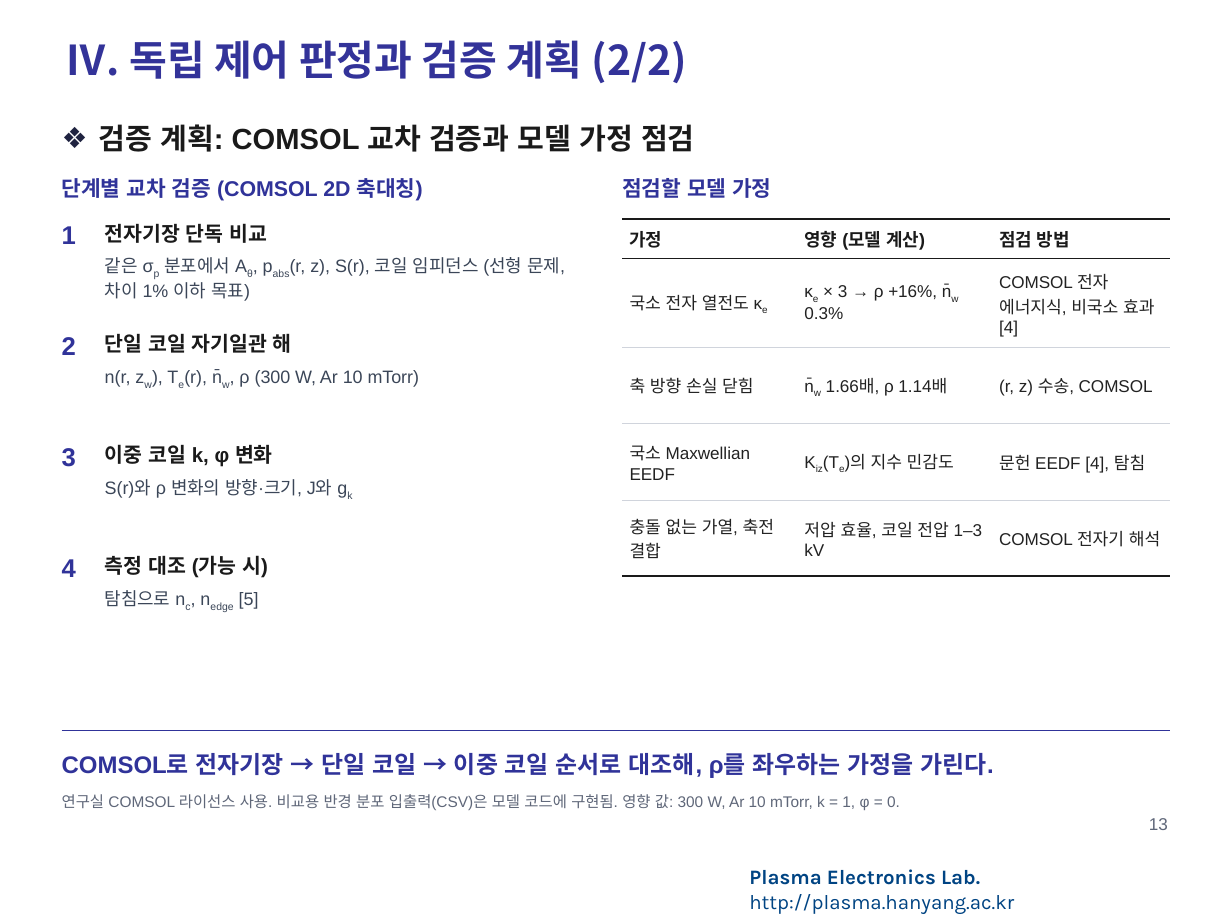
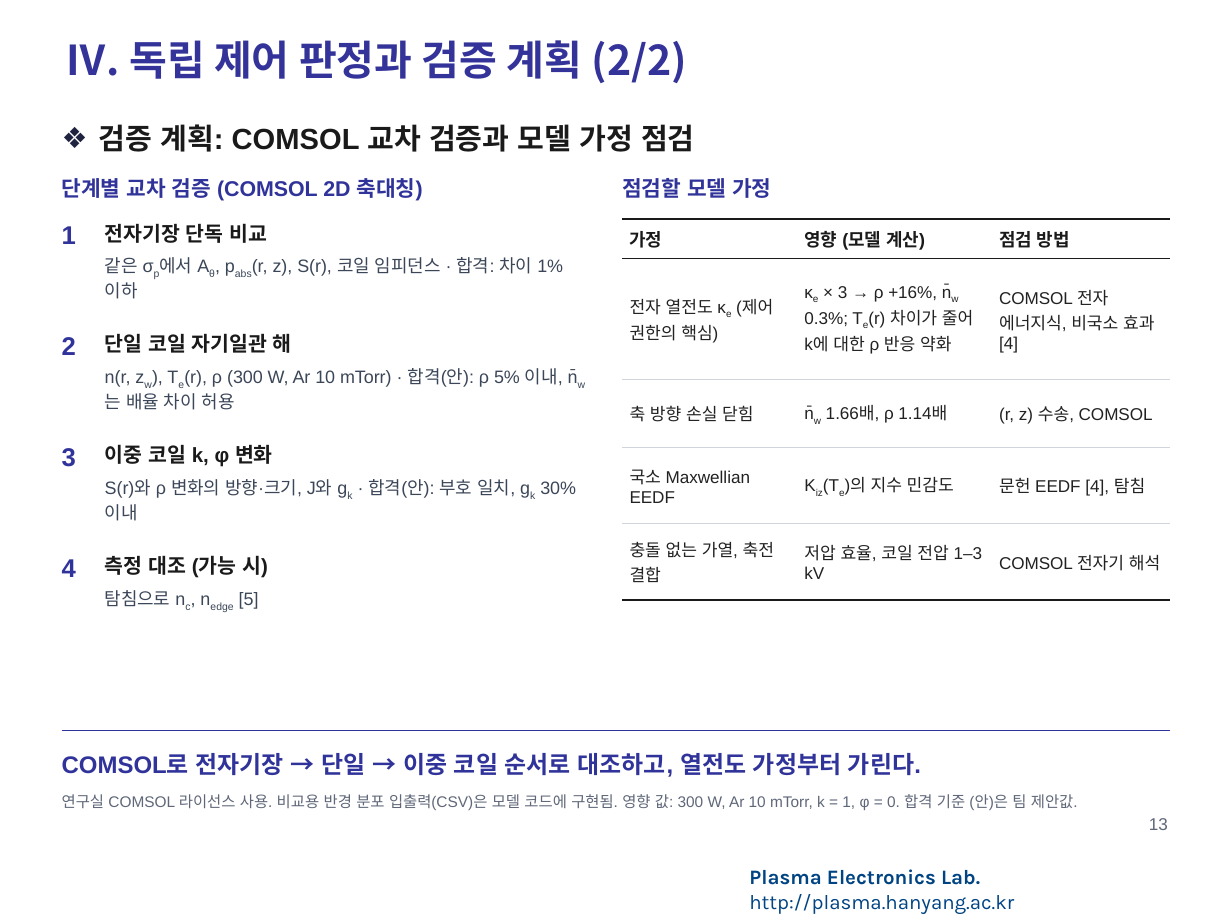
Before and after one commit to garlicjam-pyo/plasma, a slide deck: slide 13 of presentations/1차발표_피드백반영판.pptx. Drawn at 1232x924 pixels with LibreOffice and Linux fonts; fonts in the diff are those of the drawing; background and template pictures are left out. Boxes give left, top, right and bottom in pixels: in the first picture for what was removed or moved away, otherwise in the second. Text is boxed around its words. In the diff, an @@ line names an element or a change of style, - is before the commit and + after.

```diff
--- a/presentations/1차발표_피드백반영판.pptx
+++ b/presentations/1차발표_피드백반영판.pptx
@@ table at [622,219,1170,600] @@
-row 2, column 1: 국소 전자 열전도 κe
+row 2, column 1: 전자 열전도 κe (제어 권한의 핵심)
-row 2, column 2: κe × 3 → ρ +16%, n̄w 0.3%
+row 2, column 2: κe × 3 → ρ +16%, n̄w 0.3%; Te(r) 차이가 줄어 k에 대한 ρ 반응 약화
@@ text at [105,257,563,299]: text changed @@
-같은 σp 분포에서 Aθ, pabs(r, z), S(r), 코일 임피던스 (선형 문제, 차이 1% 이하 목표)
+같은 σp에서 Aθ, pabs(r, z), S(r), 코일 임피던스 · 합격: 차이 1% 이하
@@ text at [105,368,573,410]: text changed @@
-n(r, zw), Te(r), n̄w, ρ (300 W, Ar 10 mTorr)
+n(r, zw), Te(r), ρ (300 W, Ar 10 mTorr) · 합격(안): ρ 5% 이내, n̄w는 배율 차이 허용
@@ text at [105,479,576,521]: text changed @@
-S(r)와 ρ 변화의 방향·크기, J와 gk
+S(r)와 ρ 변화의 방향·크기, J와 gk · 합격(안): 부호 일치, gk 30% 이내
@@ text at [62,753,921,777]: text changed @@
-COMSOL로 전자기장 → 단일 코일 → 이중 코일 순서로 대조해, ρ를 좌우하는 가정을 가린다.
+COMSOL로 전자기장 → 단일 → 이중 코일 순서로 대조하고, 열전도 가정부터 가린다.
@@ text at [62,794,1078,810]: text changed @@
-연구실 COMSOL 라이선스 사용. 비교용 반경 분포 입출력(CSV)은 모델 코드에 구현됨. 영향 값: 300 W, Ar 10 mTorr, k = 1, φ = 0.
+연구실 COMSOL 라이선스 사용. 비교용 반경 분포 입출력(CSV)은 모델 코드에 구현됨. 영향 값: 300 W, Ar 10 mTorr, k = 1, φ = 0. 합격 기준 (안)은 팀 제안값.
```
Also in this commit, not shown: 12 other slides changed, 2 slides added, 1 slide removed, 15 other files.
